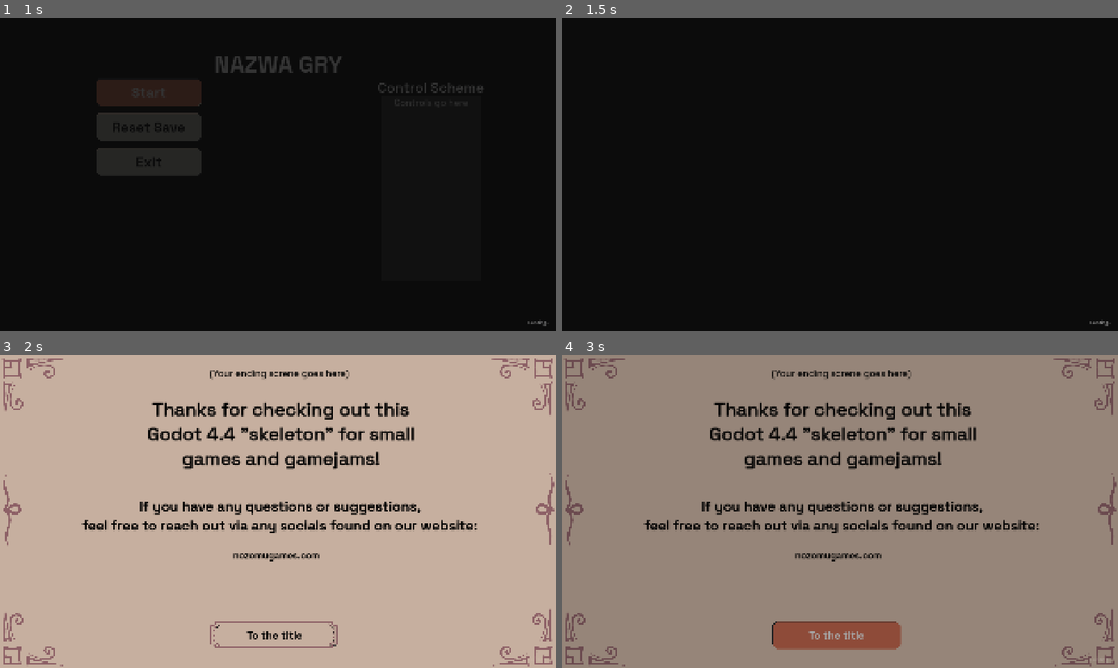
Above: before the commit, frames 1-4 (two rows, left to right).
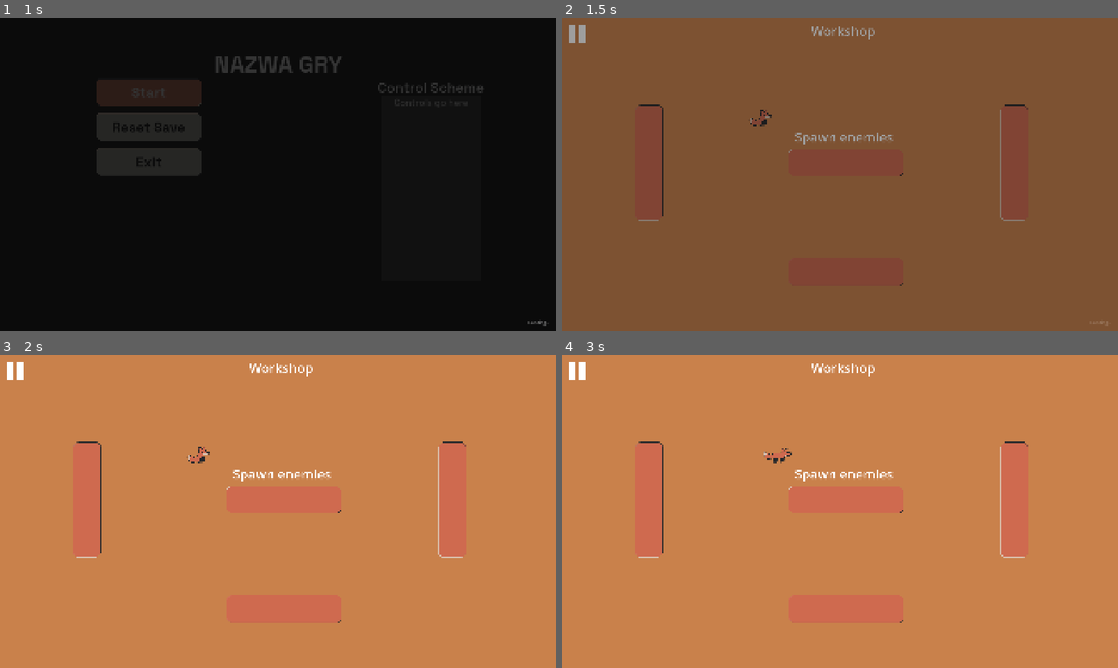
Above: after the commit, the same moments.

Repository: MagmutC3/418GC
Game: Godot game, scene res://Scenes/MainMenu/MainMenu.tscn
Two runs of this game, one before a commit and one after it. Both use one fixed random seed, a clock stepped at 60 frames per second and the inputs below. Sound files missing from this copy of the repository are replaced by a short silence.
Inputs (mouse positions are in pixels of both pictures, inside the frame that each line leads up to):
- Up to frame 1 (1 s): click "Start" at 0.5 s
- Up to frame 2 (1.5 s): click (1073, 36) at 1.25 s, where only the run before the commit has a clickable "Click to win"
- Up to frame 3 (2 s): no input
- Up to frame 4 (3 s): tap Enter (ui_accept) at 2, 2.27 s; hold Right (ui_right) 2.03-2.75 s; tap 1 at 2.1 s; click (834, 636) at 2.75 s, where only the run before the commit has a clickable "To the title"

Frame 1 is identical in both runs. In frame 2, 100% of the frame differs, in the area x 0-100%, y 0-100%; in frame 3, 100%; in frame 4, 100%.

Commit message:
Arena layout MVP

Diff:
--- a/Objects/Character/Character.tscn
+++ b/Objects/Character/Character.tscn
@@ -63,8 +63,8 @@
 "speed": 5.0
 }]
 
-[sub_resource type="RectangleShape2D" id="RectangleShape2D_x11lv"]
-size = Vector2(132, 69)
+[sub_resource type="CircleShape2D" id="CircleShape2D_3b0tj"]
+radius = 49.002552
 
 [sub_resource type="AudioStreamRandomizer" id="AudioStreamRandomizer_sav76"]
 streams_count = 3
@@ -93,9 +93,8 @@
 animation = &"sit"
 
 [node name="CollisionShape2D" type="CollisionShape2D" parent="."]
-visible = false
 position = Vector2(-1, 4.5)
-shape = SubResource("RectangleShape2D_x11lv")
+shape = SubResource("CircleShape2D_3b0tj")
 
 [node name="BarkSound" type="AudioStreamPlayer" parent="."]
 unique_name_in_owner = true
--- /dev/null
+++ b/Objects/Spawner/Spawner.tscn
@@ -0,0 +1,6 @@
+[gd_scene load_steps=2 format=3 uid="uid://dho5ccwrco3qp"]
+
+[ext_resource type="Script" uid="uid://b5ou3sgknxmye" path="res://Objects/Spawner/spawner.gd" id="1_o1tfr"]
+
+[node name="Spawner" type="Node2D"]
+script = ExtResource("1_o1tfr")
--- /dev/null
+++ b/Objects/Spawner/Trigger.tscn
@@ -0,0 +1,29 @@
+[gd_scene load_steps=3 format=3 uid="uid://ciey4b6nddx1x"]
+
+[sub_resource type="GDScript" id="GDScript_urgvn"]
+script/source = "extends Node2D
+
+
+@export var entity: PackedScene
+
+func _spawn() -> void:
+	var e = entity.instantiate()
+	owner.add_child(e)
+"
+
+[sub_resource type="RectangleShape2D" id="RectangleShape2D_wpx34"]
+size = Vector2(730, 142)
+
+[node name="Area2D" type="Area2D"]
+script = SubResource("GDScript_urgvn")
+
+[node name="CollisionShape2D" type="CollisionShape2D" parent="."]
+shape = SubResource("RectangleShape2D_wpx34")
+
+[node name="Label" type="Label" parent="."]
+offset_left = -339.0
+offset_top = -61.0
+offset_right = 340.0
+offset_bottom = 63.0
+theme_override_font_sizes/font_size = 90
+text = "Spawn enemies"
--- /dev/null
+++ b/Objects/Spawner/spawner.gd
@@ -0,0 +1,10 @@
+extends Node2D
+
+@export var entity: PackedScene
+@export var quantity: int = 1
+
+func _spawn() -> void:
+	for i in range(quantity):
+		var e = entity.instantiate()
+		owner.add_child(e)
+		e.global_position = $".".global_position
--- /dev/null
+++ b/Objects/Wall/Wall.tscn
@@ -0,0 +1,16 @@
+[gd_scene load_steps=3 format=3 uid="uid://b8icd7nvpfair"]
+
+[ext_resource type="Texture2D" uid="uid://bj17qf5mwkp81" path="res://images/interface/button main menu - pressed.png" id="1_bkcia"]
+
+[sub_resource type="RectangleShape2D" id="RectangleShape2D_bkcia"]
+size = Vector2(188, 793)
+
+[node name="StaticBody2D" type="StaticBody2D"]
+
+[node name="Sprite2D" type="Sprite2D" parent="."]
+rotation = 1.5707964
+texture = ExtResource("1_bkcia")
+
+[node name="CollisionShape2D" type="CollisionShape2D" parent="."]
+position = Vector2(-1, 2.5)
+shape = SubResource("RectangleShape2D_bkcia")
--- /dev/null
+++ b/Objects/WorkshopPopup/WorkshopPopup.tscn
@@ -0,0 +1,36 @@
+[gd_scene load_steps=3 format=3 uid="uid://0p26cuq3mpnf"]
+
+[ext_resource type="Script" uid="uid://cclckr5svh5ee" path="res://Objects/WorkshopPopup/workshop_popup.gd" id="1_8u1yu"]
+
+[sub_resource type="RectangleShape2D" id="RectangleShape2D_mi701"]
+size = Vector2(706, 181)
+
+[node name="Area2D" type="Area2D"]
+script = ExtResource("1_8u1yu")
+
+[node name="CollisionShape2D" type="CollisionShape2D" parent="."]
+position = Vector2(0, -0.5)
+shape = SubResource("RectangleShape2D_mi701")
+
+[node name="Button" type="Button" parent="."]
+visible = false
+offset_left = -396.0
+offset_top = -98.0
+offset_right = 393.0
+offset_bottom = 92.0
+theme_override_font_sizes/font_size = 90
+text = "Enter workshop"
+
+[node name="Label" type="Label" parent="."]
+offset_left = -352.0
+offset_top = -91.0
+offset_right = 354.0
+offset_bottom = 88.0
+theme_override_font_sizes/font_size = 90
+text = "Workshop"
+horizontal_alignment = 1
+vertical_alignment = 1
+
+[connection signal="body_entered" from="." to="." method="_on_body_entered"]
+[connection signal="body_exited" from="." to="." method="_on_body_exited"]
+[connection signal="pressed" from="Button" to="." method="_on_button_pressed"]
--- /dev/null
+++ b/Objects/WorkshopPopup/workshop_popup.gd
@@ -0,0 +1,19 @@
+extends Area2D
+
+@onready var button: Button = $Button
+@onready var label: Label = $Label
+
+
+func _on_body_entered(body: Node2D) -> void:
+	button.show()
+	label.hide()
+
+
+func _on_body_exited(body: Node2D) -> void:
+	button.hide()
+	label.show()
+
+
+func _on_button_pressed() -> void:
+	pass # TODO: display workshop scene
+	#TransitionManager.change_scene()
--- a/Scenes/GameField/GameField.tscn
+++ b/Scenes/GameField/GameField.tscn
@@ -1,14 +1,20 @@
-[gd_scene load_steps=6 format=3 uid="uid://bu3p0gem72gkj"]
+[gd_scene load_steps=10 format=3 uid="uid://bu3p0gem72gkj"]
 
 [ext_resource type="Script" uid="uid://brt0swa1ff7u8" path="res://Scenes/GameField/game_field.gd" id="1_3gtc0"]
-[ext_resource type="Texture2D" uid="uid://bgcbey2w3qarf" path="res://images/interface/controls bigger.png" id="2_8mfdk"]
 [ext_resource type="PackedScene" uid="uid://rubpe83jcihs" path="res://Objects/Character/Character.tscn" id="2_l1733"]
+[ext_resource type="PackedScene" uid="uid://b8icd7nvpfair" path="res://Objects/Wall/Wall.tscn" id="3_8mfdk"]
+[ext_resource type="PackedScene" uid="uid://0p26cuq3mpnf" path="res://Objects/WorkshopPopup/WorkshopPopup.tscn" id="4_35sir"]
+[ext_resource type="PackedScene" uid="uid://dho5ccwrco3qp" path="res://Objects/Spawner/Spawner.tscn" id="5_eadpp"]
+[ext_resource type="Script" uid="uid://b5ou3sgknxmye" path="res://Objects/Spawner/spawner.gd" id="6_ejngd"]
 
 [sub_resource type="RectangleShape2D" id="RectangleShape2D_8mfdk"]
 size = Vector2(125, 2281)
 
 [sub_resource type="RectangleShape2D" id="RectangleShape2D_35sir"]
 size = Vector2(4104.25, 114.75)
+
+[sub_resource type="RectangleShape2D" id="RectangleShape2D_eadpp"]
+size = Vector2(738, 154)
 
 [node name="GameField" type="Node2D" groups=["GAME_FIELD"]]
 script = ExtResource("1_3gtc0")
@@ -23,19 +29,6 @@
 grow_horizontal = 2
 grow_vertical = 2
 color = Color(0.788235, 0.505882, 0.294118, 1)
-
-[node name="Controls" type="TextureRect" parent="BG"]
-layout_mode = 0
-offset_left = 63.0
-offset_top = 1828.0
-offset_right = 608.0
-offset_bottom = 2106.0
-texture = ExtResource("2_8mfdk")
-expand_mode = 1
-stretch_mode = 5
-
-[node name="Character" parent="." instance=ExtResource("2_l1733")]
-position = Vector2(761, 865)
 
 [node name="Boundaries" type="StaticBody2D" parent="."]
 
@@ -54,3 +47,45 @@
 [node name="CollisionShape2D4" type="CollisionShape2D" parent="Boundaries"]
 position = Vector2(1954, 2230)
 shape = SubResource("RectangleShape2D_35sir")
+
+[node name="StaticBody2D" parent="." instance=ExtResource("3_8mfdk")]
+position = Vector2(600, 1000)
+
+[node name="StaticBody2D2" parent="." instance=ExtResource("3_8mfdk")]
+position = Vector2(3125, 1000)
+
+[node name="StaticBody2D3" parent="." instance=ExtResource("3_8mfdk")]
+position = Vector2(1962, 1752)
+rotation = 1.5707964
+
+[node name="StaticBody2D4" parent="." instance=ExtResource("3_8mfdk")]
+position = Vector2(1962, 1000)
+rotation = 1.5707964
+
+[node name="WorkshopArea" parent="." instance=ExtResource("4_35sir")]
+position = Vector2(1941, 90)
+
+[node name="PlayerSpawner" parent="." instance=ExtResource("5_eadpp")]
+position = Vector2(1380, 688)
+entity = ExtResource("2_l1733")
+
+[node name="EnemySpawner" parent="." instance=ExtResource("5_eadpp")]
+position = Vector2(2606, 406)
+entity = ExtResource("2_l1733")
+quantity = 5
+
+[node name="Area2D" type="Area2D" parent="."]
+position = Vector2(1608, 758)
+script = ExtResource("6_ejngd")
+
+[node name="CollisionShape2D" type="CollisionShape2D" parent="Area2D"]
+position = Vector2(359, 67)
+shape = SubResource("RectangleShape2D_eadpp")
+
+[node name="Label" type="Label" parent="Area2D"]
+offset_right = 40.0
+offset_bottom = 23.0
+theme_override_font_sizes/font_size = 90
+text = "Spawn enemies"
+
+[connection signal="body_entered" from="Area2D" to="." method="_on_area_2d_body_entered"]
--- a/Scenes/GameField/game_field.gd
+++ b/Scenes/GameField/game_field.gd
@@ -1,9 +1,17 @@
 extends Node2D
 
+@onready var player_spawner: Node2D = $PlayerSpawner
+@onready var enemy_spawner: Node2D = $EnemySpawner
+
+
 func _ready():
+	player_spawner._spawn()
 	await get_tree().create_timer(1.5).timeout
 	# this is just to demonstrate the usage of groups
 	# in this specific case we can access the child node Fox,
 	# but often there are cases when it's not a child/parent
 	# but a sibling that could even be in another subscene
 	get_tree().call_group("MAIN_CHARACTER", "activate")
+
+func _on_area_2d_body_entered(body: Node2D) -> void:
+	enemy_spawner.call_deferred("_spawn")
--- a/Scenes/UI/UI.tscn
+++ b/Scenes/UI/UI.tscn
@@ -25,18 +25,4 @@
 texture_normal = ExtResource("3_akgwn")
 stretch_mode = 3
 
-[node name="WinButton" type="Button" parent="."]
-layout_mode = 0
-offset_left = 1631.0
-offset_top = 26.0
-offset_right = 1997.0
-offset_bottom = 122.0
-scale = Vector2(0.7, 0.7)
-mouse_default_cursor_shape = 2
-theme_override_colors/font_color = Color(0, 0, 0, 1)
-theme_override_font_sizes/font_size = 48
-shortcut_in_tooltip = false
-text = "Click to win"
-
 [connection signal="pressed" from="PauseButton" to="." method="_on_pause_button_pressed"]
-[connection signal="pressed" from="WinButton" to="." method="_on_win_button_pressed"]
--- a/Scenes/UI/ui.gd
+++ b/Scenes/UI/ui.gd
@@ -7,8 +7,3 @@
 	AudioManager.SFX.play_sfx("click")
 	get_tree().call_group("PAUSE_MENU", "toggle_menu", false)
 	$PauseButton.release_focus()
-
-
-func _on_win_button_pressed():
-	AudioManager.SFX.play_sfx("click")
-	TransitionManager.change_scene("res://Scenes/EndScreen/EndScreen.tscn")
Not shown, added: Objects/Spawner/spawner.gd.uid
Not shown, added: Objects/WorkshopPopup/workshop_popup.gd.uid
Not shown: 1 places in Scenes/MainGame/MainGame.tscn that only renumber resources
